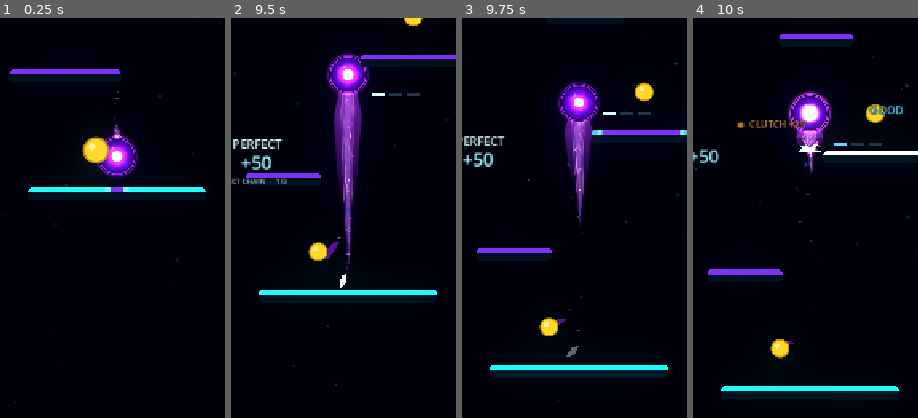
Above: before the commit, frames 1-4 (left to right).
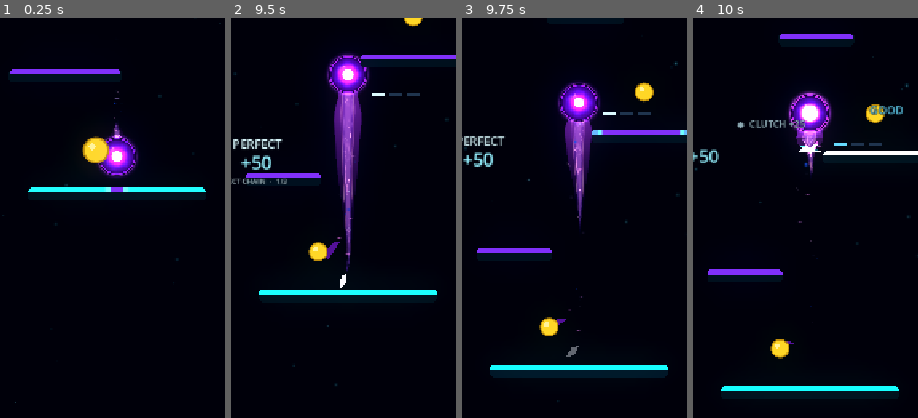
Above: after the commit, the same moments.

Repository: Kryodo/TowerJump
Game: Godot game, scene res://scenes/main.tscn
Same seed, same stepped clock (60 frames per second), same inputs: the game is played once before the commit and once after it.
Inputs (mouse positions are % of the whole screen's width and height, from its top left):
- Up to frame 1 (0.25 s): no input
- Up to frame 2 (9.5 s): move the mouse to (72, 45) at 0.52 s; hold Right (ui_right) 0.53-1.25 s; click (72, 45) at 0.67 s; drag from (30, 55) to (47, 31) at 1.27 s; click "Nochmal spielen" at 2 s; move the mouse to (60, 28) at 2.77 s; hold Right (ui_right) 2.78-3.5 s; drag from (45, 70) to (29, 31) at 3.52 s; move the mouse to (80, 65) at 4.27 s; hold Left (ui_left) 4.28-5 s; click "Nochmal spielen" at 5 s; drag from (20, 35) to (35, 25) at 5.77 s; move the mouse to (55, 50) at 6.52 s; hold Left (ui_left) 6.53-7.25 s; click (55, 50) at 6.67 s; drag from (35, 25) to (30, 55) at 7.27 s; move the mouse to (72, 45) at 8.02 s; hold Right (ui_right) 8.03-8.75 s; click "Nochmal spielen" at 8.75 s
- Up to frame 3 (9.75 s): drag from (30, 55) to (65, 35) at 9.52 s
- Up to frame 4 (10 s): no input
The pictures show only the part of the screen within x 24-74%, y 36-86%; the shares and areas given below are measured in that part.

Frames 1-3 are identical in both runs. In frame 4, 0.3% of the frame differs, in the area x 19-50%, y 25-28%.

Commit message:
Separate Clutch styling from Streak

Diff:
--- a/scripts/landing/landing_feedback_presenter.gd
+++ b/scripts/landing/landing_feedback_presenter.gd
@@ -25,7 +25,7 @@
 const PERFECT_COLOR := Color(0.86, 0.98, 1.0, 1.0)
 const STREAK_COLOR := Color(1.0, 0.73, 0.30, 1.0)
 const SCORE_COLOR := Color(0.58, 0.94, 1.0, 1.0)
-const CLUTCH_COLOR := Color(1.0, 0.67, 0.31, 1.0)
+const CLUTCH_COLOR := Color(0.80, 0.96, 1.0, 1.0)
 const OUTLINE_COLOR := Color(0.012, 0.025, 0.055, 0.98)
 
 var _score_controller: Node
@@ -533,7 +533,6 @@
 	var combo_active: bool = bool(state.get("combo_active", false))
 	var streak_active: bool = bool(state.get("streak_active", false))
 	var multiplier: float = float(state.get("multiplier", 1.0))
-	var activation_count: int = maxi(int(state.get("combo_activation_landings", 3)), 1)
 	var quality_color: Color = _quality_color(quality)
 
 	_status_root.visible = true
